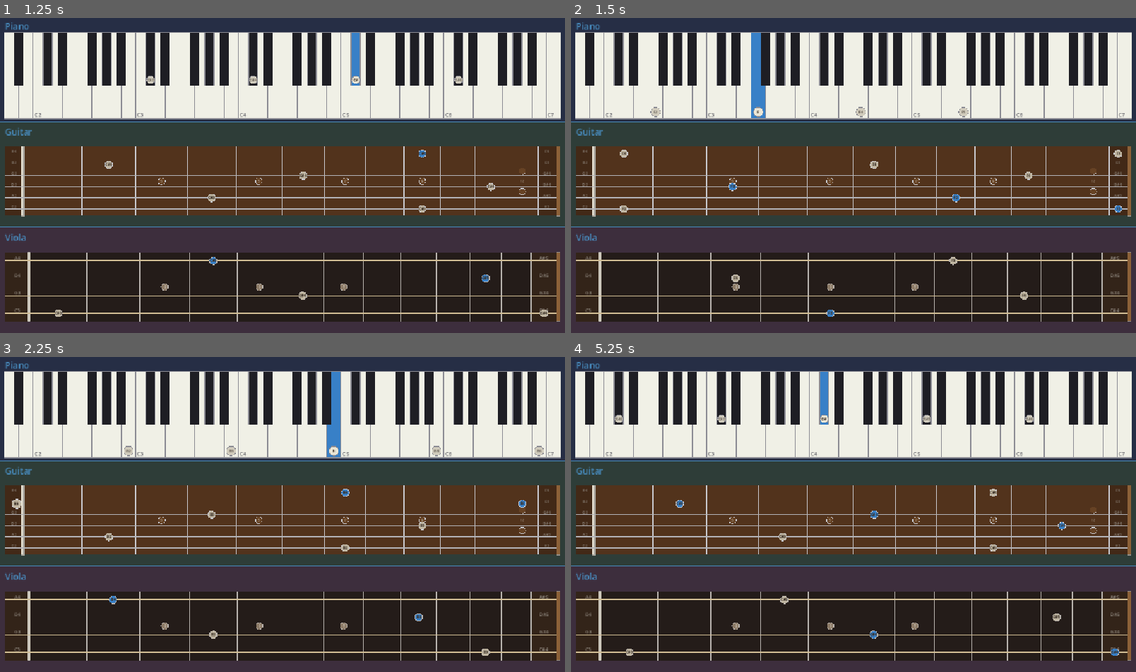
Above: before the commit, frames 1-4 (two rows, left to right).
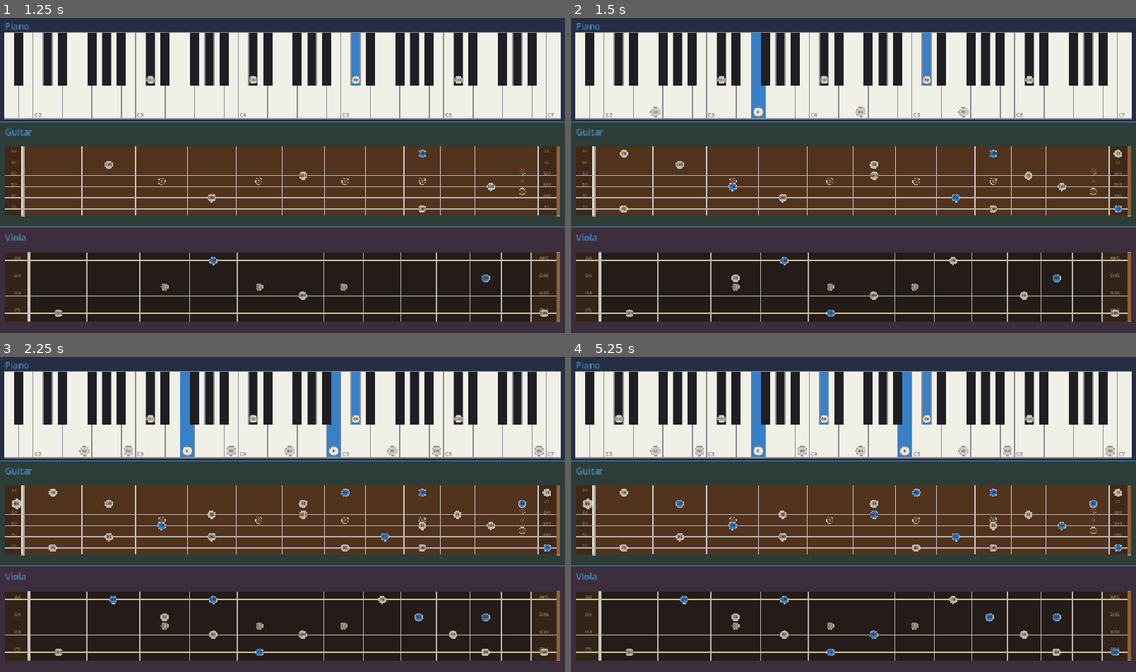
Above: after the commit, the same moments.

Repository: bitflipper42/Instrument
Game: Godot game, scene res://main.tscn
Same seed, same stepped clock (60 frames per second), same inputs: the game is played once before the commit and once after it.
Inputs (mouse positions are in pixels of both pictures, inside the frame that each line leads up to):
- Up to frame 1 (1.25 s): tap Enter at 0.5 s; move the mouse to (406, 159) at 0.52 s; click (406, 159) at 0.67 s
- Up to frame 2 (1.5 s): tap Space at 1.25 s; move the mouse to (740, 191) at 1.27 s; click (740, 191) at 1.42 s
- Up to frame 3 (2.25 s): tap Enter at 2 s; move the mouse to (339, 445) at 2.02 s; click (339, 445) at 2.17 s
- Up to frame 4 (5.25 s): tap Space at 2.75, 4.25 s; move the mouse to (825, 577) at 2.77 s; click (825, 577) at 2.92 s; tap Enter at 3.5 s; move the mouse to (1023, 561) at 3.52 s; click (1023, 561) at 3.67 s; move the mouse to (684, 467) at 4.27 s; click (684, 467) at 4.42 s; move the mouse to (881, 514) at 5.02 s; click (881, 514) at 5.17 s

Frame 1 is identical in both runs. In frame 2, 0.6% of the frame differs, in the area x 9-97%, y 4-95%; in frame 3, 1.6%; in frame 4, 2.3%, in the area x 2-98%, y 4-95%.

Commit message:
Switch note model to MIDI-style multi-note on/off.
Replace the single current_note with an active_notes set driven by MidiMessage note-on/note-off events, so multiple notes can sound across instruments over time. Adds latch (left-click) and momentary (right-hold) input gestures in BasicInstrument, and updates piano/guitar/viola highlighting accordingly.

Co-authored-by: Cursor <cursoragent@cursor.com>

Diff:
--- a/basic_instrument.gd
+++ b/basic_instrument.gd
@@ -1,12 +1,13 @@
 class_name BasicInstrument
 extends InstTile
 
-## A tile that can receive and emit musical note names ("C", "C#", "C4", ...).
-## Connect one instrument's `note_emitted` to another's `receive_note` (or use
+## A tile that can emit and receive musical notes as MIDI-style messages.
+## Several notes can sound at once: note-on adds a note, note-off removes it.
+## Connect one instrument's `midi_out` to another's `receive_midi` (or use
 ## `connect_to`) to pass notes along a chain.
 
-signal note_emitted(note: String)
-signal note_received(note: String)
+signal midi_out(message: MidiMessage)
+signal midi_received(message: MidiMessage)
 
 ## The twelve chromatic note names used as the canonical form.
 const CHROMATIC: PackedStringArray = [
@@ -18,11 +19,18 @@
 	"Db": "C#", "Eb": "D#", "Gb": "F#", "Ab": "G#", "Bb": "A#",
 }
 
-## How many octaves above/below the selected note get secondary markers.
+## How many octaves above/below an active note get secondary markers.
 @export var octave_neighbor_radius: int = 2
-
-## The most recent note this instrument received or emitted.
-var current_note: String = ""
+## Velocity used for notes started by a local click (0-127).
+@export var default_velocity: int = 100
+## MIDI channel used for emitted messages (0-15).
+@export var midi_channel: int = 0
+
+## Currently sounding notes: MIDI note number -> velocity.
+var active_notes: Dictionary = {}
+
+## MIDI note held by a momentary (right-button) press, or -1 when none.
+var _held_note: int = -1
 
 
 func _ready() -> void:
@@ -43,41 +51,73 @@
 func is_valid_note(note: String) -> bool:
 	return _normalize_pitch(note) != ""
 
-## User-initiated note (e.g. click). Updates state and emits `note_emitted`.
+## True when `note` is currently sounding on this instrument.
+func is_note_active(note: String) -> bool:
+	var midi := _name_to_midi(note)
+	return midi >= 0 and active_notes.has(midi)
+
+
+## Starts a note (note-on). Updates state and emits `midi_out`.
+func note_on(note: String, velocity: int = default_velocity) -> bool:
+	var midi := _name_to_midi(note)
+	if midi < 0:
+		push_warning("BasicInstrument: invalid note '%s'" % note)
+		return false
+	if not _can_play(note):
+		return false
+	active_notes[midi] = velocity
+	queue_redraw()
+	midi_out.emit(MidiMessage.note_on(midi, velocity, midi_channel))
+	return true
+
+
+## Stops a note (note-off). Updates state and emits `midi_out`.
+func note_off(note: String) -> bool:
+	var midi := _name_to_midi(note)
+	if midi < 0:
+		return false
+	active_notes.erase(midi)
+	queue_redraw()
+	midi_out.emit(MidiMessage.note_off(midi, 0, midi_channel))
+	return true
+
+
+## Latching helper for clicks: stops the note if active, otherwise starts it.
+func toggle_note(note: String) -> bool:
+	if is_note_active(note):
+		return note_off(note)
+	return note_on(note)
+
+
+## User-initiated note start (kept for convenience). Alias for `note_on`.
 func play_note(note: String) -> bool:
-	return emit_note(note)
-
-## Sends a note out to any listeners. Returns false if the note is invalid.
-func emit_note(note: String) -> bool:
-	var n := _normalize_pitch(note)
-	if n == "":
-		push_warning("BasicInstrument: invalid note '%s'" % note)
-		return false
-	current_note = n
+	return note_on(note)
+
+
+## Applies an incoming MIDI message. Updates state only; never re-emits
+## `midi_out` (so bidirectional wiring does not feed back).
+func receive_midi(message: MidiMessage) -> void:
+	if message.is_note_on():
+		active_notes[message.note] = message.velocity
+	else:
+		active_notes.erase(message.note)
 	queue_redraw()
-	note_emitted.emit(n)
+	midi_received.emit(message)
+
+
+## Overridable gate for playable notes (e.g. an instrument's range).
+func _can_play(_note: String) -> bool:
 	return true
 
-## Handles an incoming note from another instrument. Updates state only;
-## does not emit `note_emitted` (avoids feedback loops when bidirectionally connected).
-func receive_note(note: String) -> bool:
-	var n := _normalize_pitch(note)
-	if n == "":
-		push_warning("BasicInstrument: invalid note '%s'" % note)
-		return false
-	current_note = n
-	queue_redraw()
-	note_received.emit(n)
-	return true
 
 ## Routes this instrument's output into another instrument's input.
 func connect_to(other: BasicInstrument) -> void:
-	if not note_emitted.is_connected(other.receive_note):
-		note_emitted.connect(other.receive_note)
-
-
-## Two-way routing: each instrument's clicks reach the other, but
-## `receive_note` never re-emits, so there is no feedback loop.
+	if not midi_out.is_connected(other.receive_midi):
+		midi_out.connect(other.receive_midi)
+
+
+## Two-way routing: each instrument's notes reach the other, but
+## `receive_midi` never re-emits, so there is no feedback loop.
 func connect_bidirectional(other: BasicInstrument) -> void:
 	connect_to(other)
 	other.connect_to(self)
@@ -130,47 +170,84 @@
 	return CHROMATIC[midi % 12] + str(octave)
 
 
-## True when `key_note` should highlight for the current stored note.
+## True when `key_note` is one of the currently active notes.
 func _note_matches(key_note: String) -> bool:
-	if current_note == "":
-		return false
-	if key_note == current_note:
-		return true
-	var current_parsed := _split_pitch(current_note)
-	var key_parsed := _split_pitch(key_note)
-	if current_parsed.is_empty() and key_parsed.is_empty():
-		return normalize_note(current_note) == normalize_note(key_note)
-	if current_parsed.is_empty():
-		return normalize_note(current_note) == key_parsed["pitch"]
-	if key_parsed.is_empty():
-		return false
-	return _name_to_midi(current_note) == _name_to_midi(key_note)
-
-
-## True when `key_note` is the same pitch class within ±`octave_neighbor_radius`
-## octaves of `current_note`, but not the primary match from `_note_matches`.
+	if active_notes.is_empty():
+		return false
+	var key_midi := _name_to_midi(key_note)
+	if key_midi >= 0:
+		return active_notes.has(key_midi)
+	# Pitch-only key (no octave): match any active note of that pitch class.
+	var pc := CHROMATIC.find(normalize_note(key_note))
+	if pc < 0:
+		return false
+	for midi in active_notes:
+		if midi % 12 == pc:
+			return true
+	return false
+
+
+## True when `key_note` shares a pitch class with some active note within
+## ±`octave_neighbor_radius` octaves, but is not itself a primary match.
 func _note_matches_octave_neighbors(key_note: String) -> bool:
-	if current_note == "" or octave_neighbor_radius <= 0:
+	if active_notes.is_empty() or octave_neighbor_radius <= 0:
 		return false
 	if _note_matches(key_note):
 		return false
-	var current_midi := _name_to_midi(current_note)
 	var key_midi := _name_to_midi(key_note)
-	if current_midi < 0 or key_midi < 0:
-		return false
-	var diff := absi(key_midi - current_midi)
-	return diff % 12 == 0 and diff <= octave_neighbor_radius * 12
+	if key_midi < 0:
+		return false
+	for midi in active_notes:
+		var diff := absi(key_midi - int(midi))
+		if diff != 0 and diff % 12 == 0 and diff <= octave_neighbor_radius * 12:
+			return true
+	return false
+
+
+## Maps a global click position to a local note name. Overridden by instruments.
+func _note_at(_local_pos: Vector2) -> String:
+	return ""
+
+
+func _note_at_global(global_pos: Vector2) -> String:
+	var tile_rect := Rect2(global_position, tile_size)
+	if not tile_rect.has_point(global_pos):
+		return ""
+	return _note_at(global_pos - global_position)
+
+
+func _input(event: InputEvent) -> void:
+	if not event is InputEventMouseButton:
+		return
+	var click := event as InputEventMouseButton
+	if click.button_index == MOUSE_BUTTON_LEFT and click.pressed:
+		var note := _note_at_global(click.global_position)
+		if note != "":
+			toggle_note(note)
+	elif click.button_index == MOUSE_BUTTON_RIGHT:
+		if click.pressed:
+			var note := _note_at_global(click.global_position)
+			if note != "":
+				_held_note = _name_to_midi(note)
+				note_on(note)
+		elif _held_note >= 0:
+			note_off(_midi_to_name(_held_note))
+			_held_note = -1
 
 
 func _draw() -> void:
 	super._draw()
-	if current_note != "":
-		var font := ThemeDB.fallback_font
-		var font_size := 48
-		var text_size := font.get_string_size(
-			current_note, HORIZONTAL_ALIGNMENT_LEFT, -1, font_size)
-		var pos := Vector2(
-			(tile_size.x - text_size.x) * 0.5,
-			(tile_size.y + text_size.y) * 0.5)
-		draw_string(font, pos, current_note,
-			HORIZONTAL_ALIGNMENT_LEFT, -1, font_size, border_color)
+	if active_notes.is_empty():
+		return
+	var names: Array[String] = []
+	for midi in active_notes:
+		names.append(_midi_to_name(int(midi)))
+	names.sort()
+	var text := ", ".join(names)
+	var font := ThemeDB.fallback_font
+	var font_size := 48
+	var text_size := font.get_string_size(text, HORIZONTAL_ALIGNMENT_LEFT, -1, font_size)
+	var pos := Vector2(
+		(tile_size.x - text_size.x) * 0.5,
+		(tile_size.y + text_size.y) * 0.5)
+	draw_string(font, pos, text, HORIZONTAL_ALIGNMENT_LEFT, -1, font_size, border_color)
--- a/guitar_instrument.gd
+++ b/guitar_instrument.gd
@@ -49,21 +49,6 @@
 	_bold_marker_font = FontVariation.new()
 	_bold_marker_font.base_font = ThemeDB.fallback_font
 	_bold_marker_font.variation_embolden = 1.2
-
-
-func _input(event: InputEvent) -> void:
-	if not event is InputEventMouseButton:
-		return
-	var click := event as InputEventMouseButton
-	if not click.pressed or click.button_index != MOUSE_BUTTON_LEFT:
-		return
-	var tile_rect := Rect2(global_position, tile_size)
-	if not tile_rect.has_point(click.global_position):
-		return
-	var local_pos := click.global_position - global_position
-	var note := _note_at(local_pos)
-	if note != "":
-		play_note(note)
 
 
 func _draw() -> void:
@@ -332,7 +317,7 @@
 
 
 func _draw_active_cells() -> void:
-	if current_note == "":
+	if active_notes.is_empty():
 		return
 	var spacing := _string_spacing()
 	var open_radius := _marker_radius()
--- /dev/null
+++ b/midi_message.gd
@@ -0,0 +1,49 @@
+class_name MidiMessage
+extends RefCounted
+
+## A minimal MIDI-style note message. Carries the message type, channel, note
+## number and velocity so instruments can exchange note-on / note-off events.
+
+const NOTE_OFF := 0x80
+const NOTE_ON := 0x90
+
+## Message type: NOTE_ON (0x90) or NOTE_OFF (0x80).
+var type: int = NOTE_ON
+## MIDI channel (0-15).
+var channel: int = 0
+## MIDI note number (0-127).
+var note: int = 0
+## Velocity (0-127). For note-on this is attack; for note-off, release.
+var velocity: int = 0
+
+
+func _init(p_type: int = NOTE_ON, p_note: int = 0, p_velocity: int = 0, p_channel: int = 0) -> void:
+	type = p_type
+	note = p_note
+	velocity = p_velocity
+	channel = p_channel
+
+
+## Builds a note-on message.
+static func note_on(p_note: int, p_velocity: int = 100, p_channel: int = 0) -> MidiMessage:
+	return MidiMessage.new(NOTE_ON, p_note, p_velocity, p_channel)
+
+
+## Builds a note-off message.
+static func note_off(p_note: int, p_velocity: int = 0, p_channel: int = 0) -> MidiMessage:
+	return MidiMessage.new(NOTE_OFF, p_note, p_velocity, p_channel)
+
+
+## The combined status byte (type nibble OR channel).
+func status() -> int:
+	return (type & 0xF0) | (channel & 0x0F)
+
+
+## True for a real note-on. A note-on with velocity 0 counts as note-off (per MIDI).
+func is_note_on() -> bool:
+	return type == NOTE_ON and velocity > 0
+
+
+## True for a note-off (explicit, or a velocity-0 note-on).
+func is_note_off() -> bool:
+	return type == NOTE_OFF or (type == NOTE_ON and velocity == 0)
--- a/piano_instrument.gd
+++ b/piano_instrument.gd
@@ -44,31 +44,8 @@
 	_bold_marker_font.variation_embolden = 1.2
 
 
-func _input(event: InputEvent) -> void:
-	if not event is InputEventMouseButton:
-		return
-	var click := event as InputEventMouseButton
-	if not click.pressed or click.button_index != MOUSE_BUTTON_LEFT:
-		return
-	var tile_rect := Rect2(global_position, tile_size)
-	if not tile_rect.has_point(click.global_position):
-		return
-	var local_pos := click.global_position - global_position
-	var note := _note_at(local_pos)
-	if note != "":
-		play_note(note)
-
-
-func emit_note(note: String) -> bool:
-	var n := _normalize_pitch(note)
-	if n == "" or not _is_valid_piano_note(n):
-		push_warning("PianoInstrument: invalid note '%s'" % note)
-		return false
-	return super.emit_note(note)
-
-
-func receive_note(note: String) -> bool:
-	return super.receive_note(note)
+func _can_play(note: String) -> bool:
+	return _is_valid_piano_note(note)
 
 
 func _draw() -> void:
@@ -209,28 +186,27 @@
 
 
 func _draw_active_markers() -> void:
-	if current_note == "":
-		return
-	var pitch_label := _current_note_letter()
+	if active_notes.is_empty():
+		return
 	for key in _white_keys:
 		var note: String = key["note"]
 		if _note_matches(note) and not note.begins_with("C"):
-			_draw_key_marker(key["rect"], false, pitch_label, true)
+			_draw_key_marker(key["rect"], false, _key_letter(note), true)
 		elif _note_matches_octave_neighbors(note):
 			_draw_key_marker(key["rect"], false, note, false)
 	for key in _black_keys:
 		var note: String = key["note"]
 		if _note_matches(note):
-			_draw_key_marker(key["rect"], true, pitch_label, true)
+			_draw_key_marker(key["rect"], true, _key_letter(note), true)
 		elif _note_matches_octave_neighbors(note):
 			_draw_key_marker(key["rect"], true, note, false)
 
 
-func _current_note_letter() -> String:
-	var parsed := _split_pitch(current_note)
+func _key_letter(note: String) -> String:
+	var parsed := _split_pitch(note)
 	if not parsed.is_empty():
 		return parsed["pitch"]
-	return normalize_note(current_note)
+	return normalize_note(note)
 
 
 func _draw_key_marker(rect: Rect2, is_black: bool, label: String, is_primary: bool) -> void:
--- a/viola_instrument.gd
+++ b/viola_instrument.gd
@@ -51,21 +51,6 @@
 	_bold_marker_font.variation_embolden = 1.2
 
 
-func _input(event: InputEvent) -> void:
-	if not event is InputEventMouseButton:
-		return
-	var click := event as InputEventMouseButton
-	if not click.pressed or click.button_index != MOUSE_BUTTON_LEFT:
-		return
-	var tile_rect := Rect2(global_position, tile_size)
-	if not tile_rect.has_point(click.global_position):
-		return
-	var local_pos := click.global_position - global_position
-	var note := _note_at(local_pos)
-	if note != "":
-		play_note(note)
-
-
 func _draw() -> void:
 	_update_layout()
 	_draw_tile_chrome()
@@ -318,7 +303,7 @@
 
 
 func _draw_active_cells() -> void:
-	if current_note == "":
+	if active_notes.is_empty():
 		return
 	var spacing := _string_spacing()
 	var open_radius := _marker_radius()
Not shown, added: midi_message.gd.uid
Not shown, added: viola_instrument.gd.uid
Not shown, changed: README.md
